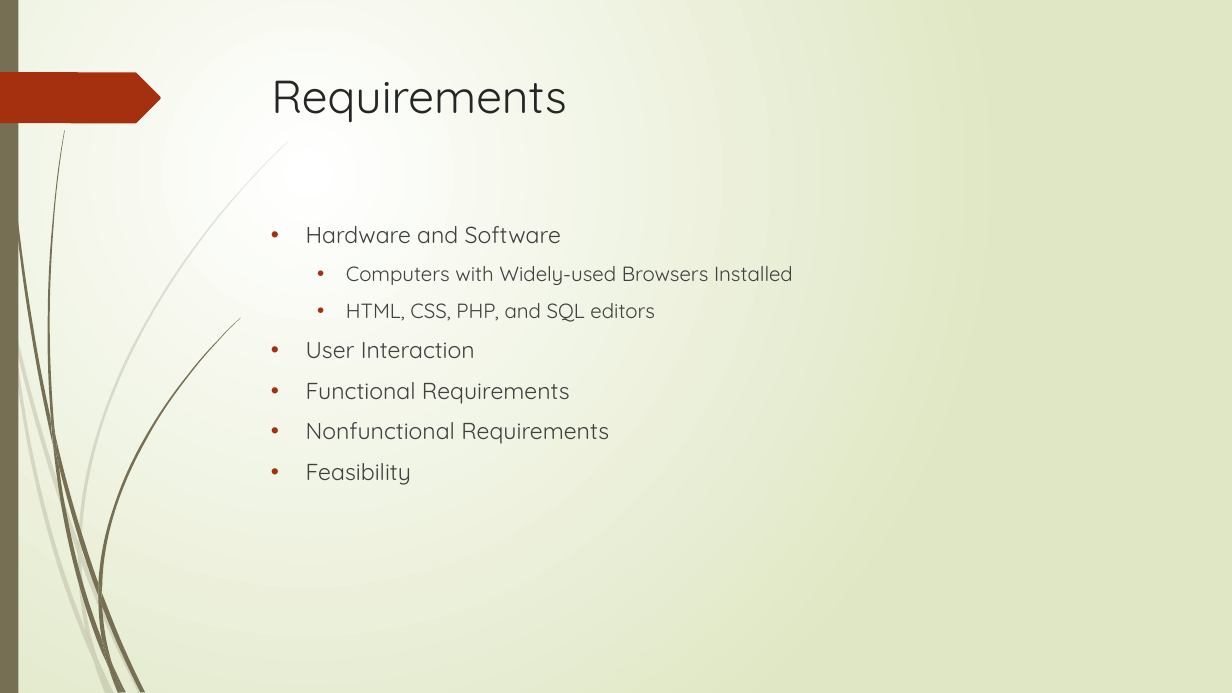
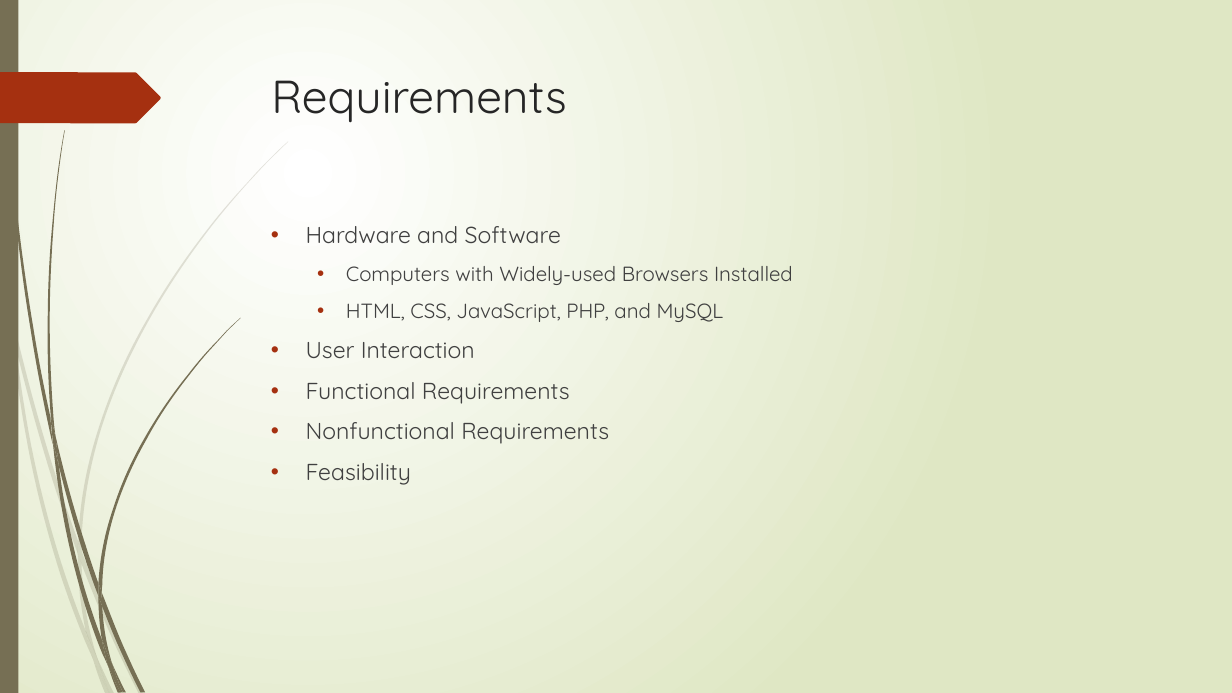
Before and after one commit to cs480GroupCAKE/PIEWebsite, a slide deck: slide 9 of Presentation/12.8.15 Presentation (Revised).pptx (slide 7 before the commit). Drawn at 1232x693 pixels with LibreOffice and Linux fonts; fonts in the diff are those of the drawing. Boxes give left, top, right and bottom in pixels: in the first picture for what was removed or moved away, otherwise in the second. Text is boxed around its words. In the diff, an @@ line names an element or a change of style, - is before the commit and + after.

```diff
--- a/Presentation/12.8.15 Presentation (Revised).pptx
+++ b/Presentation/12.8.15 Presentation (Revised).pptx
@@ text at (346, 303, 724, 322): text changed @@
-  • HTML, CSS, PHP, and SQL editors
+  • HTML, CSS, JavaScript, PHP, and MySQL
```
Also in this commit, not shown: 2 other slides changed, 6 slides added, 3 other files.
